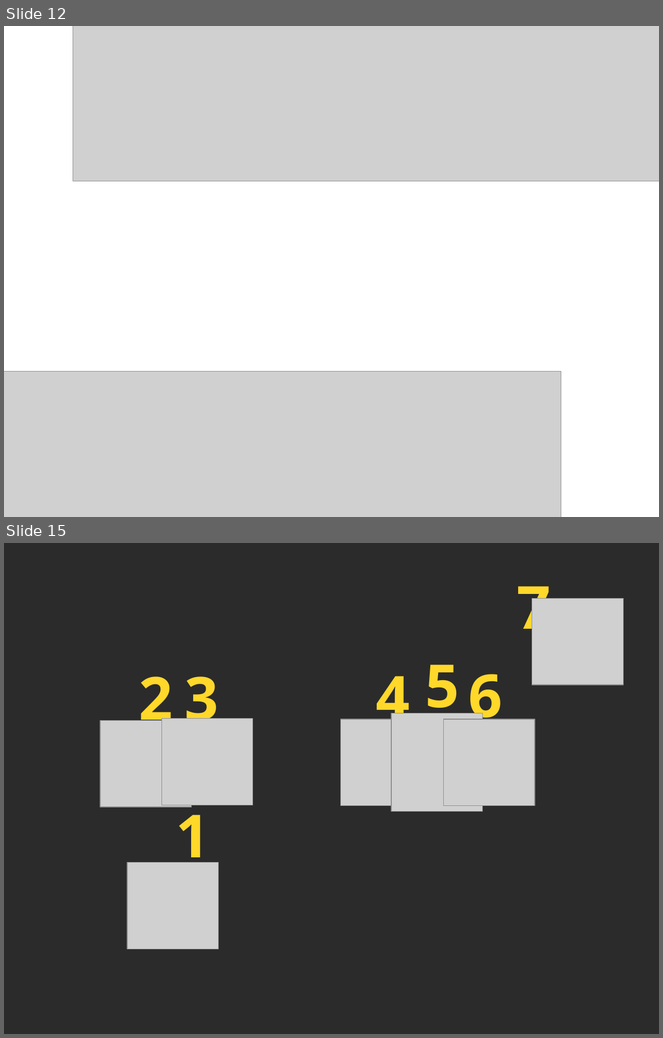
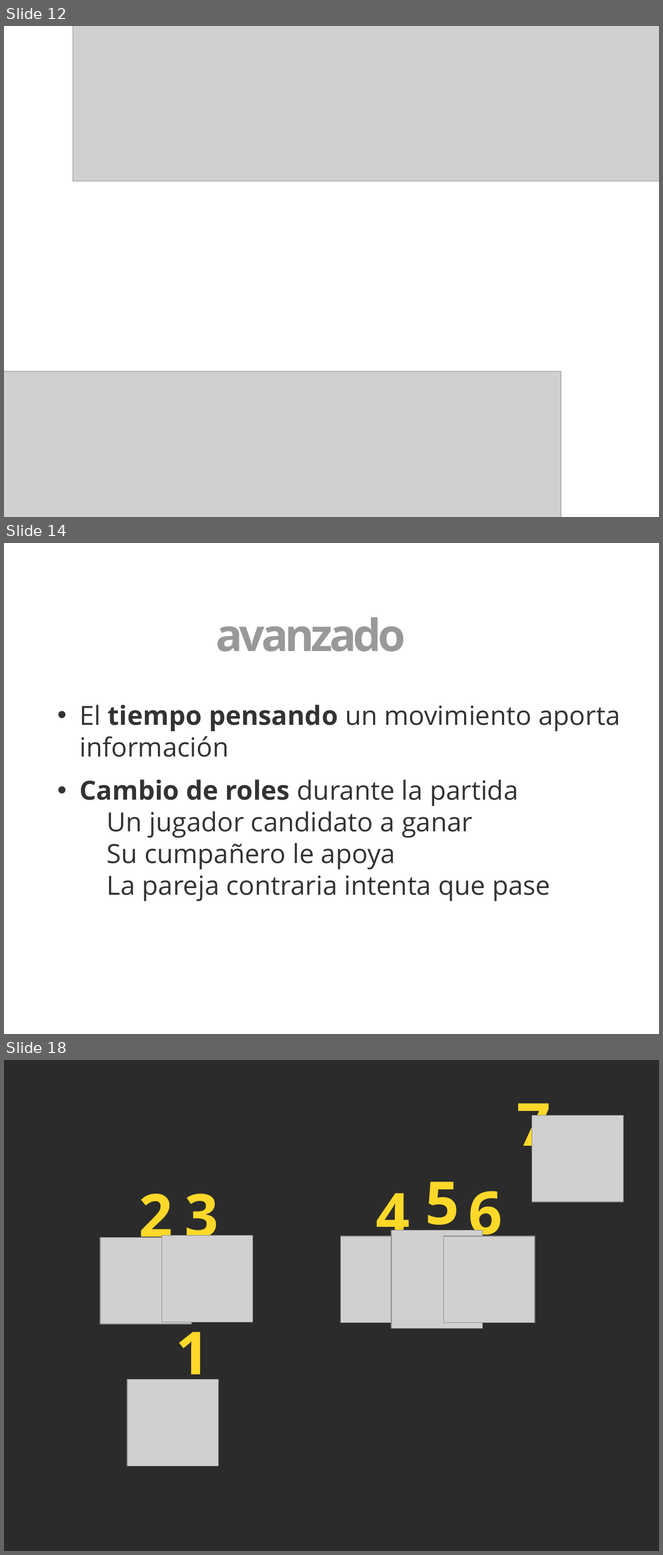
Before and after one commit to 3oheme/dominous, a slide deck: docs/presentacion/presentacion.odp. Shown one above the other, each under a label of ours: slides 12 and 15 before the commit, slides 12, 14 and 18 after it; the slides between them are not shown. The pictures are 663x1038 and 663x1555 pixels, drawn with LibreOffice and Linux fonts; fonts in the diff are those of the drawing; grey boxes stand for pictures; background and template pictures are left out; a plain dark background stands for a picture behind light text. Boxes give left, top, right and bottom in pixels: in the first picture for what was removed or moved away, otherwise in the second. Text is boxed around its words. In the diff, an @@ line names an element or a change of style, - is before the commit and + after.

```diff
--- a/docs/presentacion/presentacion.odp
+++ b/docs/presentacion/presentacion.odp
@@ slide 14 added at box(4, 543, 659, 1034), background picture (left out) @@
@@ text added at box(216, 617, 406, 652), 54 pt, text #999999, bold @@
+Dominó avanzado
@@ text added at box(79, 705, 620, 902), 32 pt, text #333333 @@
+• El tiempo pensando un movimiento aporta información
+• Cambio de roles durante la partida
+  Un jugador candidato a ganar
+  Su cumpañero le apoya
+  La pareja contraria intenta que pase
@@ what was slide 15 is now slide 18 @@
```
Also in this commit, not shown: 9 slides changed, 3 other slides added, 8 slides removed, 2 other files.
